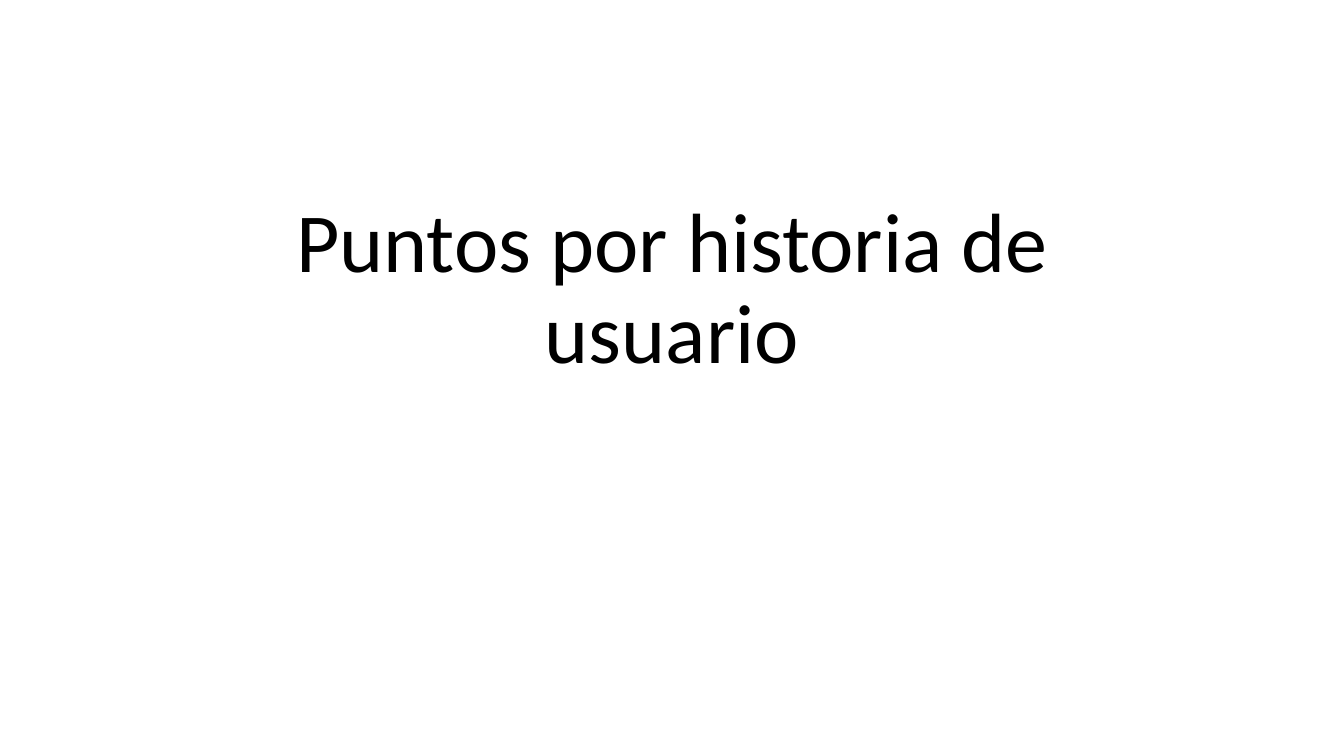
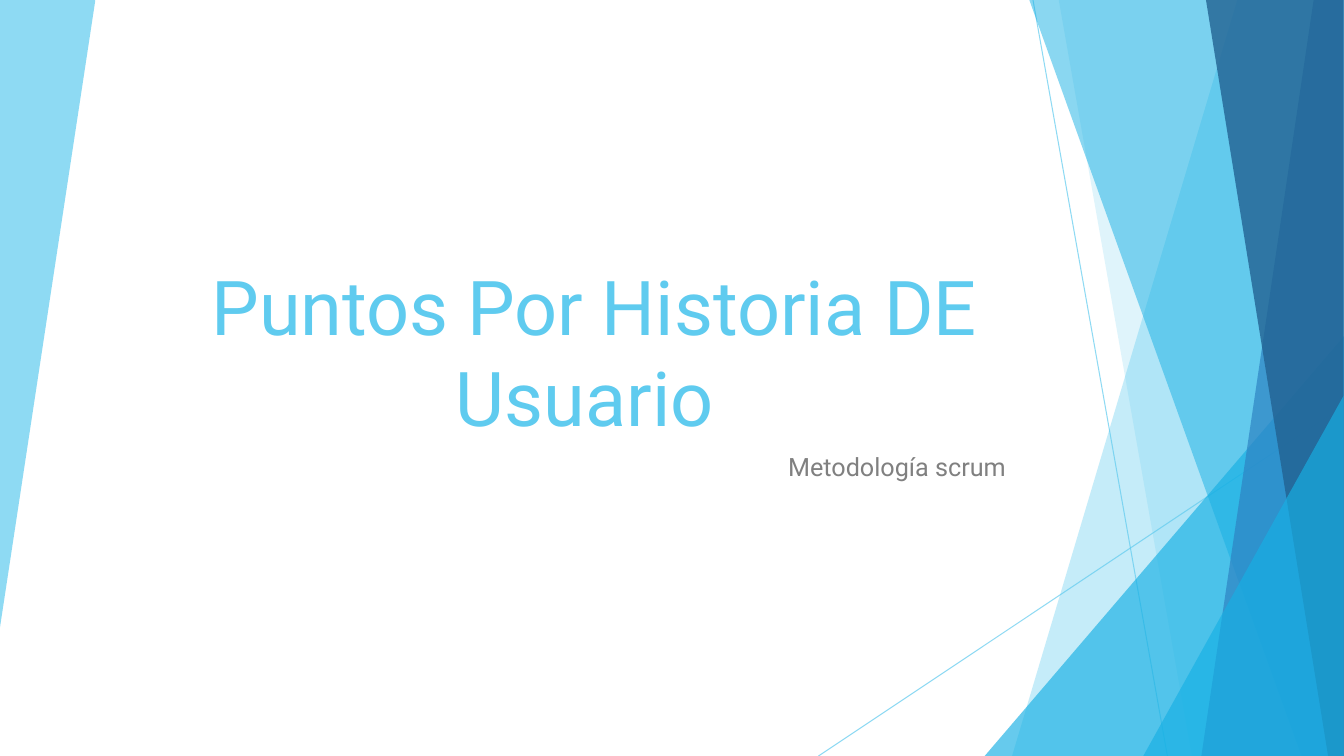
Before and after one commit to JulianAguilar/Equipo6AdminProy, a slide deck: slide 1 of Puntos por historia de usuario.pptx. Drawn at 1344x756 pixels with LibreOffice and Linux fonts; fonts in the diff are those of the drawing. Boxes give left, top, right and bottom in pixels: in the first picture for what was removed or moved away, otherwise in the second. Text is boxed around its words. In the diff, an @@ line names an element or a change of style, - is before the commit and + after.

```diff
--- a/Puntos por historia de usuario.pptx
+++ b/Puntos por historia de usuario.pptx
@@ title at (211,280,977,427): text changed; size 60 to 54 pt; font Calibri to Roboto; text colour #000000 to #5FCBEF @@
-Puntos por historia de usuario
+Puntos Por Historia DE Usuario
@@ group added at (0,0,1344,756): 6 freeform shapes, 2 lines, 2 triangles @@
@@ subtitle added at (788,457,1006,481), 18 pt, text #808080 @@
+Metodología scrum
```
Also in this commit, not shown: 3 slides added, 15 slides removed.
